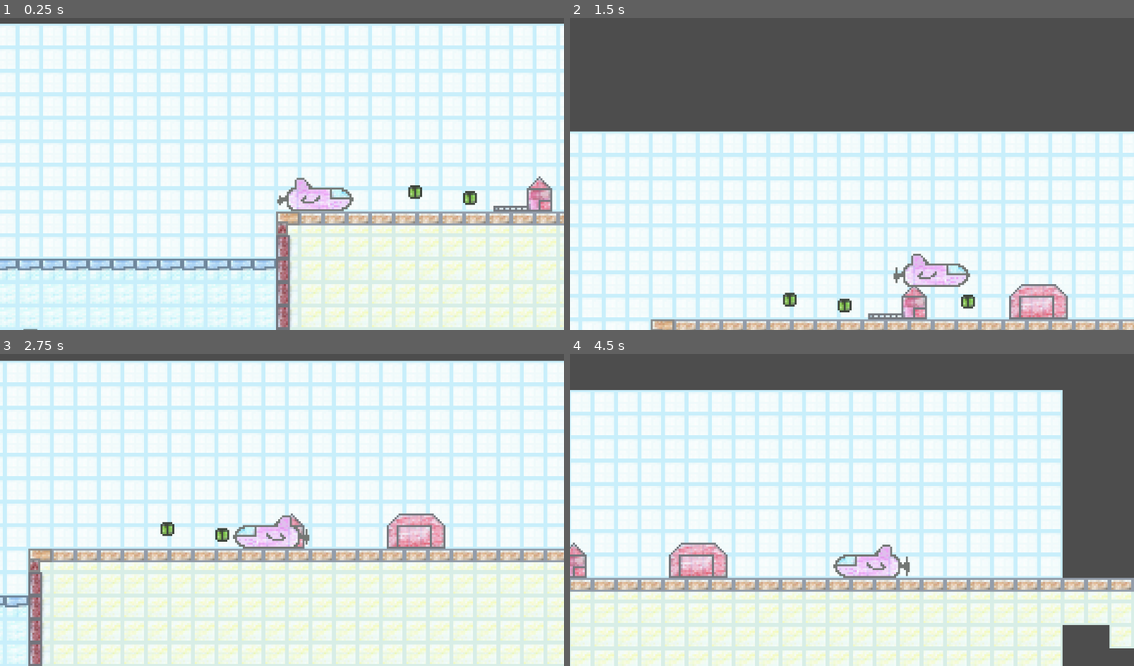
Above: before the commit, frames 1-4 (two rows, left to right).
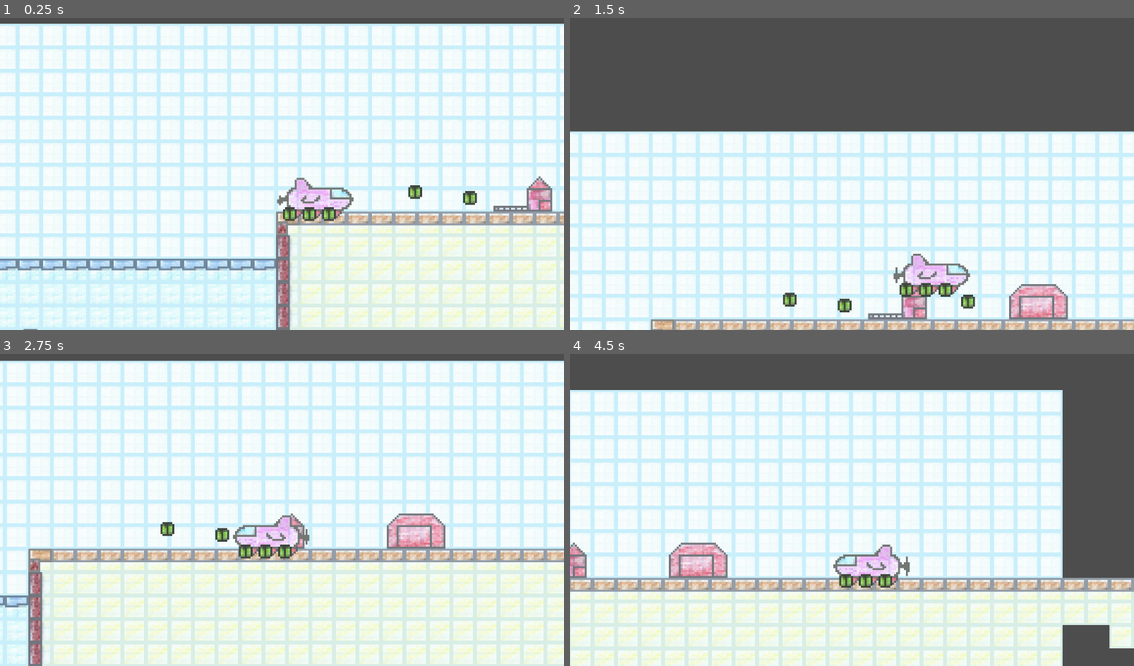
Above: after the commit, the same moments.

Repository: eiganesteknolab/fartcaptureandstorage
Game: Godot game, scene res://Scene/game.tscn
Same seed, same stepped clock (60 frames per second), same inputs: the game is played once before the commit and once after it.
Inputs:
- Up to frame 1 (0.25 s): no input
- Up to frame 2 (1.5 s): tap Enter (ui_accept) at 0.5, 0.77 s; hold Right (ui_right) from 0.53 s (still down)
- Up to frame 3 (2.75 s): tap Enter (ui_accept) at 1.52 s; release Right (ui_right) at 2.03 s; hold Left (ui_left) from 2.03 s (still down)
- Up to frame 4 (4.5 s): release Left (ui_left) at 2.78 s; hold Right (ui_right) 2.78-4.28 s; tap Enter (ui_accept) at 3.02, 3.77 s; hold Left (ui_left) from 4.28 s (still down)

The runs differ from the first frame. In frame 1, 0.4% of the frame differs, in the area x 50-61%, y 60-66%; in frame 2, 0.3%; in frame 3, 0.4%; in frame 4, 0.4%.

Commit message:
Player With Dipers

Diff:
--- a/Scene/player.tscn
+++ b/Scene/player.tscn
@@ -1,7 +1,9 @@
-[gd_scene load_steps=9 format=3 uid="uid://drx2b0pyk8g5e"]
+[gd_scene load_steps=11 format=3 uid="uid://drx2b0pyk8g5e"]
 
 [ext_resource type="Script" path="res://Scripts/player.gd" id="1_yxyvx"]
 [ext_resource type="Texture2D" uid="uid://chnpopg8ma4iu" path="res://Assets/Ship.png" id="2_ef6e6"]
+[ext_resource type="Texture2D" uid="uid://dfba12bkgfqgv" path="res://Assets/FullDiper.png" id="2_poxj1"]
+[ext_resource type="Texture2D" uid="uid://bh6gu30cbfsm8" path="res://Assets/EmptyDiper.png" id="4_luw72"]
 
 [sub_resource type="AtlasTexture" id="AtlasTexture_ta3o2"]
 atlas = ExtResource("2_ef6e6")
@@ -46,6 +48,24 @@
 collision_layer = 2
 script = ExtResource("1_yxyvx")
 
+[node name="FullDyper1" type="Sprite2D" parent="."]
+position = Vector2(-10, 8)
+texture = ExtResource("2_poxj1")
+region_enabled = true
+region_rect = Rect2(9, 0, 9, 8)
+
+[node name="FullDyper2" type="Sprite2D" parent="."]
+position = Vector2(0, 8)
+texture = ExtResource("2_poxj1")
+region_enabled = true
+region_rect = Rect2(9, 0, 9, 8)
+
+[node name="FullDyper3" type="Sprite2D" parent="."]
+position = Vector2(10, 8)
+texture = ExtResource("2_poxj1")
+region_enabled = true
+region_rect = Rect2(9, 0, 9, 8)
+
 [node name="AnimatedSprite2D" type="AnimatedSprite2D" parent="."]
 sprite_frames = SubResource("SpriteFrames_uwbjd")
 animation = &"idle"
@@ -55,3 +75,21 @@
 [node name="CollisionShape2D" type="CollisionShape2D" parent="."]
 position = Vector2(0, 3)
 shape = SubResource("RectangleShape2D_id27r")
+
+[node name="EmptyDyper1" type="Sprite2D" parent="."]
+position = Vector2(-13, 10)
+texture = ExtResource("4_luw72")
+region_enabled = true
+region_rect = Rect2(11, 0, 11, 7)
+
+[node name="EmptyDyper2" type="Sprite2D" parent="."]
+position = Vector2(-3, 10)
+texture = ExtResource("4_luw72")
+region_enabled = true
+region_rect = Rect2(11, 0, 11, 7)
+
+[node name="EmptyDyper3" type="Sprite2D" parent="."]
+position = Vector2(7, 10)
+texture = ExtResource("4_luw72")
+region_enabled = true
+region_rect = Rect2(11, 0, 11, 7)
